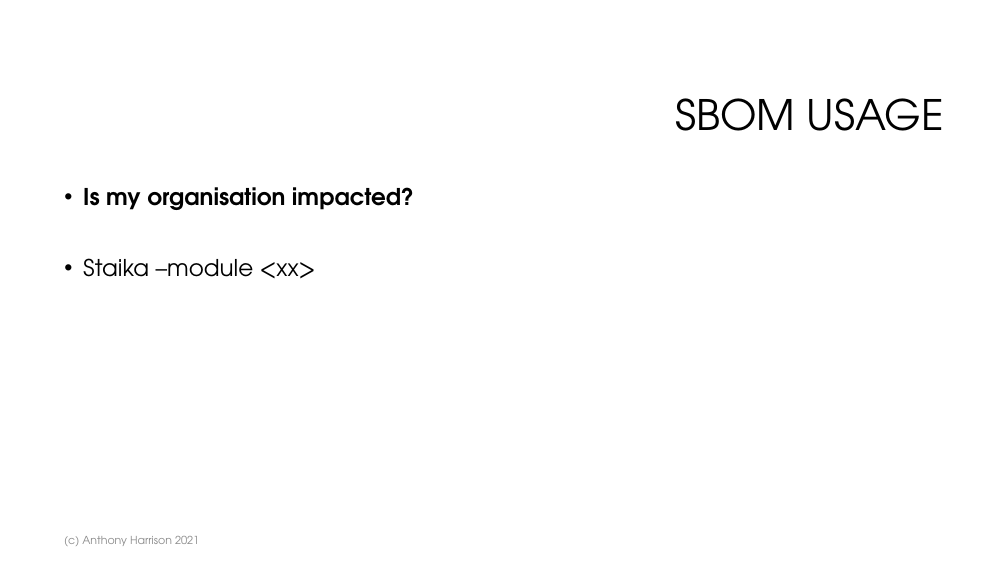
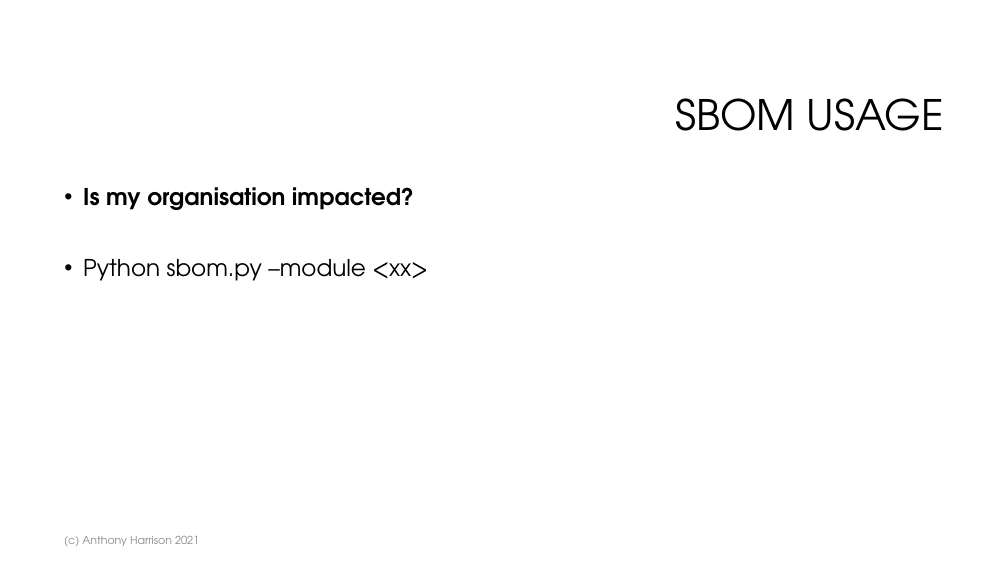
Before and after one commit to anthonyharrison/sbom-manager, a slide deck: slide 16 of doc/Managing SBOMs.pptx. Drawn at 1008x567 pixels with LibreOffice and Linux fonts; fonts in the diff are those of the drawing; background and template pictures are left out. Boxes give left, top, right and bottom in pixels: in the first picture for what was removed or moved away, otherwise in the second. Text is boxed around its words. In the diff, an @@ line names an element or a change of style, - is before the commit and + after.

```diff
--- a/doc/Managing SBOMs.pptx
+++ b/doc/Managing SBOMs.pptx
@@ text at bbox=[83, 259, 428, 281]: text changed @@
-• Staika –module <xx>
+• Python sbom.py –module <xx>
```
Also in this commit, not shown: 6 other slides changed, 4 other files.
